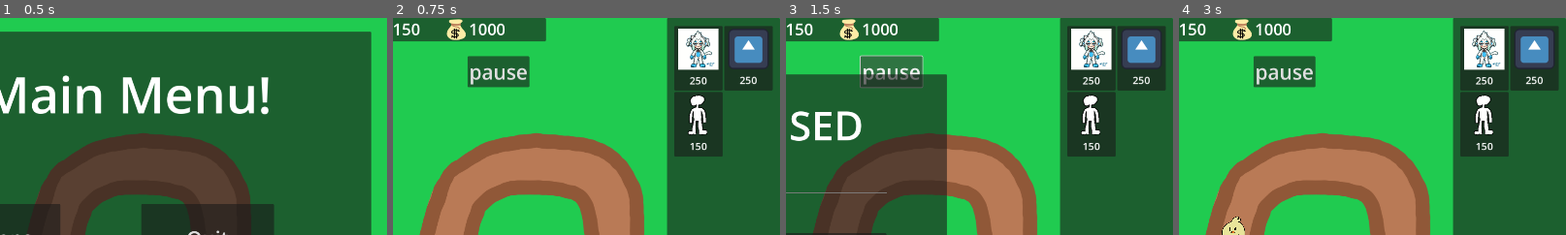
Above: before the commit, frames 1-4 (left to right).
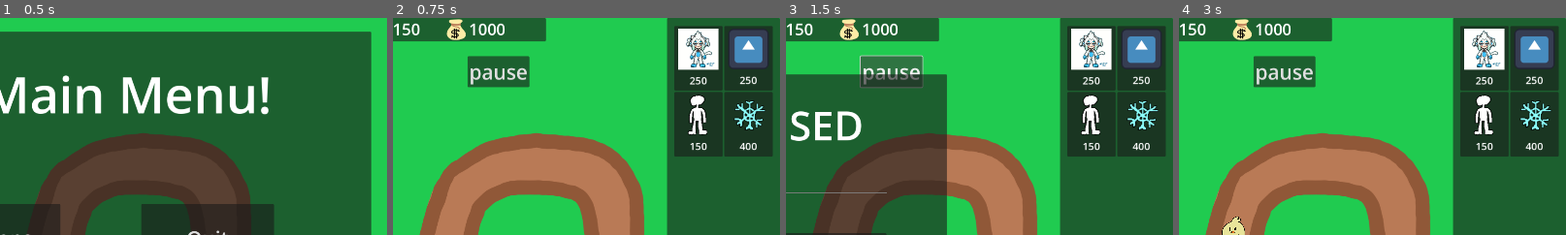
Above: after the commit, the same moments.

Repository: VitaminTree/Minki-Tower-Defense
Game: Godot game, scene res://UI/MainMenu.tscn
Same seed, same stepped clock (60 frames per second), same inputs: the game is played once before the commit and once after it. The engine's default icon, where the game draws it, is replaced by a stand-in: a white triangle on a blue panel in a dark square.
Inputs:
- Up to frame 1 (0.5 s): no input
- Up to frame 2 (0.75 s): click "Play" at 0.5 s
- Up to frame 3 (1.5 s): click "pause" at 1.25 s
- Up to frame 4 (3 s): click "Continue" at 2 s; click "Next Wave" at 2.75 s
The pictures show only the part of the screen within x 50-100%, y 0-50%; the shares and areas given below are measured in that part.

Frame 1 is identical in both runs. In frame 2, 3.7% of the frame differs, in the area x 85-98%, y 33-64%; in frame 3, 3.7%; in frame 4, 3.7%.

Commit message:
Implementation of Status Effects
Enemies now support having status effects applied to them.
Added a new tower that applies a Slow condition on hit.

Diff:
--- a/Enemies/Wisp.tscn
+++ b/Enemies/Wisp.tscn
@@ -10,7 +10,7 @@
 
 [node name="enemy_Wisp" type="CharacterBody2D" groups=["Enemy"]]
 script = ExtResource("1_rnsfu")
-healthpoints = 3
+healthpoints = 10
 damage = 5
 
 [node name="Wisp2" type="Sprite2D" parent="."]
--- a/Scripts/BasicDart.gd
+++ b/Scripts/BasicDart.gd
@@ -19,5 +19,11 @@
 	if "enemy" in body.name:
 		body.health -= dartDamage
 		penetration -= 1
+		on_hit_effect(body)
 	if penetration <= 0:
 		queue_free()
+
+# A basic dart does nothing besides reducing health,
+# but darts inherting the basic dart can override to apply extra effects
+func on_hit_effect(_body: Node2D) -> void:
+	pass
--- a/Scripts/BasicEnemy.gd
+++ b/Scripts/BasicEnemy.gd
@@ -22,6 +22,8 @@
 		if health < progress_bar.max_value:
 			progress_bar.visible = true
 
+var statusEffects: Array = []
+
 @export var healthpoints: int = 1
 @export var speed = 200
 @export var damage = 1
@@ -40,3 +42,32 @@
 	if path.get_progress_ratio() == 1:
 		SignalMessenger.HEALTH_UPDATE.emit(-1*damage)
 		get_parent().queue_free()
+
+	# Tick down the duration of evey current effect, unless it's persistent
+	for i in range(statusEffects.size()):
+		var effect = statusEffects[i]
+		if not effect.persistent:
+			effect.duration -= delta
+
+	# Remove effects that have reached the end of their lifetime.
+	# Note: Only 1 effect can be removed per cycle. May be worth visiting if granularity is needed
+	for j in range(statusEffects.size()):
+		var effect = statusEffects[j]
+		if effect.duration < 0:
+			effect.on_remove(self)
+			statusEffects.remove_at(j)
+			reapply_status()
+			break
+
+func apply_status(effect: Status) -> void:
+	for i in range(statusEffects.size()):
+		if statusEffects[i].name == effect.name:
+			statusEffects[i].duration = effect.duration
+			return
+
+	statusEffects.append(effect)
+	effect.on_apply(self)
+
+func reapply_status() -> void:
+	for i in statusEffects:
+		apply_status(i)
--- a/Scripts/SignalMessenger.gd
+++ b/Scripts/SignalMessenger.gd
@@ -18,3 +18,5 @@
 
 signal MOUSE_OVER_PATH(state: bool)
 signal MOUSE_OVER_WATER(state: bool)
+
+signal STATUS_APPLIED
--- /dev/null
+++ b/Scripts/Statuses/Slow.gd
@@ -0,0 +1,12 @@
+class_name Slow extends Status
+
+
+func _init(time: float = 3.0):
+	super._init(time)
+	name = "Slow"
+
+func on_apply(target: Node) -> void:
+	target.speed *= 0.2
+
+func on_remove(target: Node) -> void:
+	target.speed *= 5.0
--- /dev/null
+++ b/Scripts/Statuses/Status.gd
@@ -0,0 +1,23 @@
+class_name Status extends Resource
+
+var name: String = "UNSET"
+var duration: float = 3.0		# Most effects will dissipate after a certain time limit
+var persistent: bool = false	# Some effects have no time limit, lasting until manually removed or the target dies
+#var origin: Node = null			# Some effects care about who applied it
+var stacks: int = 1				# Some effects may support duplicate instances
+
+func _init(time:float = 3.0):
+	duration = time
+
+func on_apply(_target: Node) -> void:
+	print("Effect applied: ", name)
+
+func refresh(_target: Node) -> void:
+	pass
+
+#useful for damage over time
+func recurring_effect(_target: Node) -> void:
+	pass
+
+func on_remove(_target:Node) -> void:
+	print("Effect cleared: ", name)
--- /dev/null
+++ b/Towers/FreezingMinki.gd
@@ -0,0 +1,5 @@
+class_name FreezingMinki extends Tower
+
+
+# TODO: Make this tower shoot very fasy, with an angle offset per shot.
+# This will make it look like it's shooting a cone of bullets
--- /dev/null
+++ b/Towers/FreezingMinki.tscn
@@ -0,0 +1,82 @@
+[gd_scene load_steps=10 format=3 uid="uid://xr1agxks51pu"]
+
+[ext_resource type="Script" path="res://Towers/FreezingMinki.gd" id="1_5q48e"]
+[ext_resource type="Texture2D" uid="uid://cr374bja6kq8s" path="res://Assets/circle.png" id="2_0qrcm"]
+[ext_resource type="PackedScene" uid="uid://n5t6bvwnw0g6" path="res://Towers/slowdownDart.tscn" id="2_8gw5k"]
+[ext_resource type="Texture2D" uid="uid://b5xso582ggq0r" path="res://Assets/person.png" id="3_agnm8"]
+[ext_resource type="Texture2D" uid="uid://ccrgq6sennjcm" path="res://Assets/checkerboard.png" id="4_swocw"]
+[ext_resource type="StyleBox" uid="uid://ruchrnlx762e" path="res://InvalidPlacement.tres" id="5_11a7t"]
+
+[sub_resource type="RectangleShape2D" id="RectangleShape2D_6r78o"]
+size = Vector2(109, 110)
+
+[sub_resource type="CircleShape2D" id="CircleShape2D_2a75o"]
+radius = 350.0
+
+[sub_resource type="StyleBoxTexture" id="StyleBoxTexture_up0c0"]
+texture = ExtResource("4_swocw")
+axis_stretch_horizontal = 1
+axis_stretch_vertical = 1
+modulate_color = Color(0.14902, 0.188235, 0.823529, 1)
+
+[node name="FreezingMinki" type="StaticBody2D" node_paths=PackedStringArray("rangeHitbox", "projectileOrigin", "timer")]
+script = ExtResource("1_5q48e")
+projectile = ExtResource("2_8gw5k")
+rangeHitbox = NodePath("BulletRange")
+projectileOrigin = NodePath("BulletOrigin")
+timer = NodePath("BulletCooldown")
+
+[node name="TowerShape" type="CollisionShape2D" parent="."]
+position = Vector2(-0.5, 0)
+shape = SubResource("RectangleShape2D_6r78o")
+
+[node name="BulletOrigin" type="Marker2D" parent="."]
+position = Vector2(44, 0)
+
+[node name="BulletRange" type="Area2D" parent="."]
+
+[node name="BulletRangeShape" type="CollisionShape2D" parent="BulletRange"]
+position = Vector2(0, 1)
+shape = SubResource("CircleShape2D_2a75o")
+
+[node name="BulletRangeVisual" type="Sprite2D" parent="."]
+modulate = Color(0.0588235, 1, 1, 0.368627)
+position = Vector2(0, 1)
+scale = Vector2(2, 2)
+texture = ExtResource("2_0qrcm")
+
+[node name="Sprite2D" type="Sprite2D" parent="."]
+clip_children = 1
+scale = Vector2(0.5, 0.5)
+texture = ExtResource("3_agnm8")
+
+[node name="Panel" type="Panel" parent="Sprite2D"]
+anchors_preset = 15
+anchor_right = 1.0
+anchor_bottom = 1.0
+offset_left = -128.0
+offset_top = -128.0
+offset_right = -128.0
+offset_bottom = -128.0
+grow_horizontal = 2
+grow_vertical = 2
+theme_override_styles/panel = SubResource("StyleBoxTexture_up0c0")
+
+[node name="BulletCooldown" type="Timer" parent="."]
+wait_time = 0.5
+one_shot = true
+
+[node name="Area" type="Panel" parent="."]
+modulate = Color(1, 1, 1, 0.694118)
+anchors_preset = 8
+anchor_left = 0.5
+anchor_top = 0.5
+anchor_right = 0.5
+anchor_bottom = 0.5
+offset_left = -64.0
+offset_top = -64.0
+offset_right = 64.0
+offset_bottom = 64.0
+grow_horizontal = 2
+grow_vertical = 2
+theme_override_styles/panel = ExtResource("5_11a7t")
--- a/Towers/IceMinkiDarts.gd
+++ b/Towers/IceMinkiDarts.gd
@@ -4,8 +4,3 @@
 # Called when the node enters the scene tree for the first time.
 func _ready():
 	pass # Replace with function body.
-
-
-# Called every frame. 'delta' is the elapsed time since the previous frame.
-#func _process(delta):
-#	pass
--- /dev/null
+++ b/Towers/Snowflake.gd
@@ -0,0 +1,10 @@
+class_name speedReducingDart extends Dart
+
+
+# Called when the node enters the scene tree for the first time.
+func _init():
+	dartDamage = 0.1
+
+
+func on_hit_effect(body: Node2D) -> void:
+	body.apply_status(Slow.new(1.0))
--- a/Towers/melee_strike.tscn
+++ b/Towers/melee_strike.tscn
@@ -30,6 +30,32 @@
 "speed": 20.0
 }]
 
+[sub_resource type="Animation" id="Animation_3hie7"]
+length = 0.001
+tracks/0/type = "bezier"
+tracks/0/imported = false
+tracks/0/enabled = true
+tracks/0/path = NodePath("Sword:frame")
+tracks/0/interp = 1
+tracks/0/loop_wrap = true
+tracks/0/keys = {
+"handle_modes": PackedInt32Array(0),
+"points": PackedFloat32Array(0, -0.25, 0, 0.25, 0),
+"times": PackedFloat32Array(0)
+}
+tracks/1/type = "value"
+tracks/1/imported = false
+tracks/1/enabled = true
+tracks/1/path = NodePath("CollisionShape2D:disabled")
+tracks/1/interp = 1
+tracks/1/loop_wrap = true
+tracks/1/keys = {
+"times": PackedFloat32Array(0),
+"transitions": PackedFloat32Array(1),
+"update": 1,
+"values": [false]
+}
+
 [sub_resource type="Animation" id="Animation_14kdj"]
 resource_name = "Sword swing"
 length = 0.4
@@ -55,32 +81,6 @@
 "transitions": PackedFloat32Array(1, 1),
 "update": 1,
 "values": [false, true]
-}
-
-[sub_resource type="Animation" id="Animation_3hie7"]
-length = 0.001
-tracks/0/type = "bezier"
-tracks/0/imported = false
-tracks/0/enabled = true
-tracks/0/path = NodePath("Sword:frame")
-tracks/0/interp = 1
-tracks/0/loop_wrap = true
-tracks/0/keys = {
-"handle_modes": PackedInt32Array(0),
-"points": PackedFloat32Array(0, -0.25, 0, 0.25, 0),
-"times": PackedFloat32Array(0)
-}
-tracks/1/type = "value"
-tracks/1/imported = false
-tracks/1/enabled = true
-tracks/1/path = NodePath("CollisionShape2D:disabled")
-tracks/1/interp = 1
-tracks/1/loop_wrap = true
-tracks/1/keys = {
-"times": PackedFloat32Array(0),
-"transitions": PackedFloat32Array(1),
-"update": 1,
-"values": [false]
 }
 
 [sub_resource type="AnimationLibrary" id="AnimationLibrary_8k5qm"]
--- /dev/null
+++ b/Towers/slowdownDart.tscn
@@ -0,0 +1,26 @@
+[gd_scene load_steps=4 format=3 uid="uid://n5t6bvwnw0g6"]
+
+[ext_resource type="Script" path="res://Towers/Snowflake.gd" id="1_h8w7q"]
+[ext_resource type="Texture2D" uid="uid://cvcyxobda58s6" path="res://Assets/snowflake.png" id="2_3ux0t"]
+
+[sub_resource type="RectangleShape2D" id="RectangleShape2D_hhhm1"]
+size = Vector2(41.7391, 24)
+
+[node name="speedReducingDart" type="Area2D"]
+script = ExtResource("1_h8w7q")
+
+[node name="CollisionShape2D" type="CollisionShape2D" parent="."]
+position = Vector2(-0.999998, 0)
+scale = Vector2(0.575, 1)
+shape = SubResource("RectangleShape2D_hhhm1")
+
+[node name="Dart" type="Sprite2D" parent="."]
+rotation = 3.14159
+scale = Vector2(0.5, 0.5)
+texture = ExtResource("2_3ux0t")
+
+[node name="Timer" type="Timer" parent="."]
+one_shot = true
+autostart = true
+
+[connection signal="body_entered" from="." to="." method="_on_body_entered"]
--- a/UI/ui.tscn
+++ b/UI/ui.tscn
@@ -10,6 +10,8 @@
 [ext_resource type="PackedScene" uid="uid://crfdqi0d4a3rg" path="res://Towers/ExperimentalMinki.tscn" id="7_iwc5e"]
 [ext_resource type="Texture2D" uid="uid://b8ovdiaq6k32m" path="res://Assets/icon.svg" id="8_2joi5"]
 [ext_resource type="Texture2D" uid="uid://b5xso582ggq0r" path="res://Assets/person.png" id="8_lc4wy"]
+[ext_resource type="PackedScene" uid="uid://xr1agxks51pu" path="res://Towers/FreezingMinki.tscn" id="11_0f5dw"]
+[ext_resource type="Texture2D" uid="uid://cvcyxobda58s6" path="res://Assets/snowflake.png" id="12_hu68y"]
 
 [node name="UI" type="CanvasLayer"]
 
@@ -95,3 +97,9 @@
 price = 150
 unit = ExtResource("7_03ng4")
 texture = ExtResource("8_lc4wy")
+
+[node name="TowerPanel" parent="ShopPanel/FlowContainer" instance=ExtResource("1_1ld0t")]
+layout_mode = 2
+price = 400
+unit = ExtResource("11_0f5dw")
+texture = ExtResource("12_hu68y")
--- a/main.tscn
+++ b/main.tscn
@@ -60,6 +60,8 @@
 loop = false
 
 [node name="enemy_Wisp" parent="PathSpawner/Path2D/PathFollow2D" instance=ExtResource("4_3rbwm")]
+speed = 200
+payment = 5
 
 [node name="PathFollow2D2" type="PathFollow2D" parent="PathSpawner/Path2D"]
 position = Vector2(497.563, 386.289)
@@ -68,6 +70,8 @@
 loop = false
 
 [node name="enemy_Wisp" parent="PathSpawner/Path2D/PathFollow2D2" instance=ExtResource("4_3rbwm")]
+speed = 200
+payment = 5
 
 [node name="PathFollow2D3" type="PathFollow2D" parent="PathSpawner/Path2D"]
 position = Vector2(498.661, 486.113)
@@ -76,6 +80,8 @@
 loop = false
 
 [node name="enemy_Wisp" parent="PathSpawner/Path2D/PathFollow2D3" instance=ExtResource("4_3rbwm")]
+speed = 200
+payment = 5
 
 [node name="PathFollow2D4" type="PathFollow2D" parent="PathSpawner/Path2D"]
 position = Vector2(510.561, 584.759)
@@ -84,6 +90,8 @@
 loop = false
 
 [node name="enemy_Wisp" parent="PathSpawner/Path2D/PathFollow2D4" instance=ExtResource("4_3rbwm")]
+speed = 200
+payment = 5
 
 [node name="PathFollow2D5" type="PathFollow2D" parent="PathSpawner/Path2D"]
 position = Vector2(550.376, 674.677)
Binary file added: Assets/snowflake.png
Not shown, added: Assets/snowflake.png.import
Not shown: 1 places in UI/ui.tscn that only renumber resources
